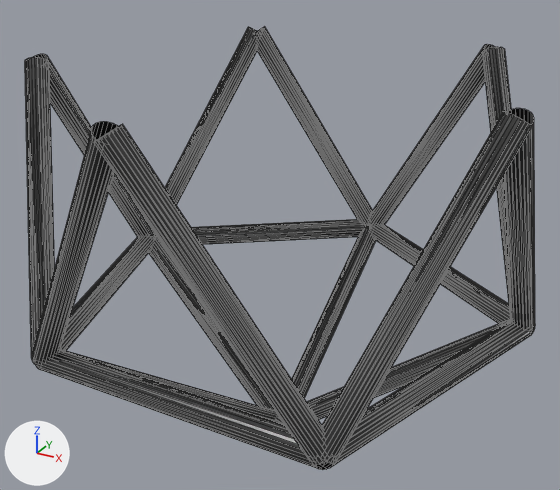
A saved change to the glTF model vesica/vr/gltf/trinexus1_2b.glb.
Both versions are drawn from a camera (50 mm lens) standing at (1.81, -3.31, 0.74) and looking at (-0.03, 0.03, -0.94). Arrows for +X, +Y and +Z are at lower left; the lights stay in place. Mesh edges are drawn as thin lines. Where no turn or scale is listed for an object, it has been applied to the vertices.

The older version as bpy lines, for what is in view:
```python
me_mesh_39_002 = bpy.data.meshes.new('Mesh_39.002')
me_mesh_39_002.from_pydata(...)  # 960 vertices, 960 faces; spans x -1.27..1.27, y -1.34..1.34, z -2.12..0.03
me_mesh_39_002.materials.append(mat_material)  # black #3f3f3f
ob_mesh_39_002 = bpy.data.objects.new('Mesh_39.002', me_mesh_39_002)
ob_mesh_39_002.location = (0.0, 0.0, 0.0)
```
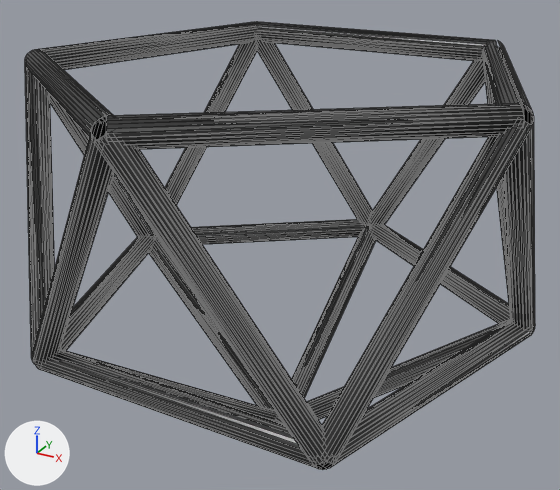
Changed parts and their boxes (x1, y1, x2, y2) in the pictures (560 x 490 px):
'Mesh_22.002', added
    after: (25, 22, 534, 149)

Edits to the bpy script that builds the scene:
```text
Add me_mesh_22_002:
    me_mesh_22_002.from_pydata(...)  # 464 vertices, 458 faces; spans x -1.27..1.27, y -1.32..1.09, z -0.06..0.06
    me_mesh_22_002.materials.append(mat_material)  # black #3f3f3f
Add ob_mesh_22_002:
    ob_mesh_22_002 = bpy.data.objects.new('Mesh_22.002', me_mesh_22_002)
    ob_mesh_22_002.location = (0.0, 0.0, 0.0)
```
